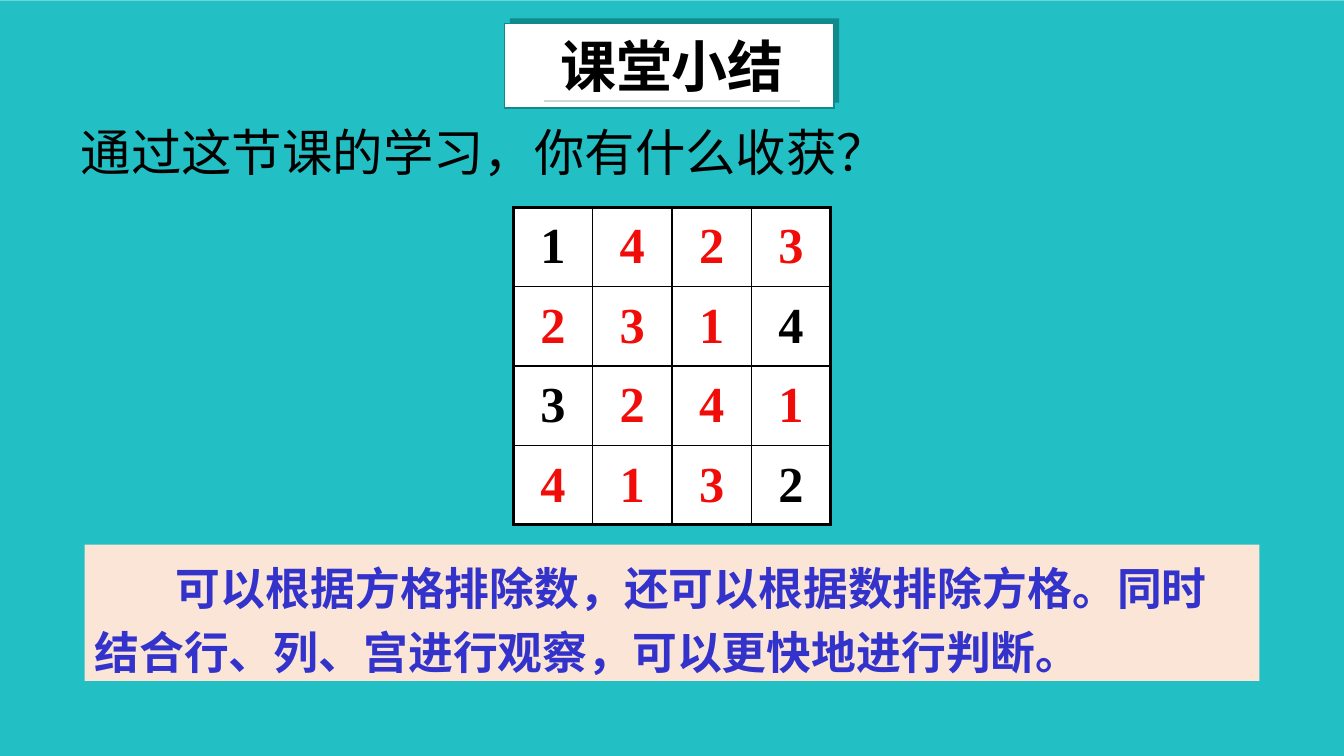
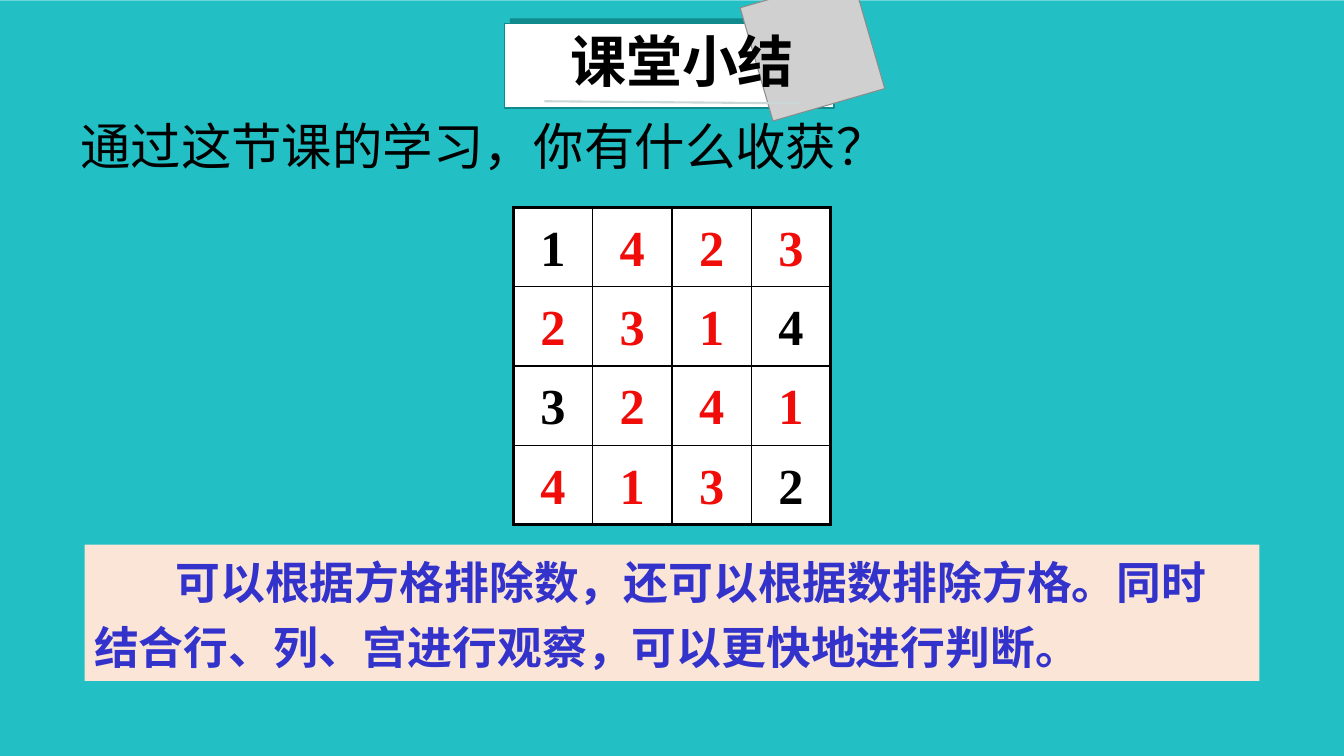
Before and after one commit to Camellia895/Camellia895.github.io, a slide deck: slide 8 of docs/教学/实习/汇报课-二年级下-数独游戏/数独游戏.pptx (slide 9 before the commit). Drawn at 1344x756 pixels with LibreOffice and Linux fonts; fonts in the diff are those of the drawing; grey boxes stand for pictures; background and template pictures are left out. Boxes give left, top, right and bottom in pixels: in the first picture for what was removed or moved away, otherwise in the second. Text is boxed around its words. In the diff, an @@ line names an element or a change of style, - is before the commit and + after.

```diff
--- a/docs/教学/实习/汇报课-二年级下-数独游戏/数独游戏.pptx
+++ b/docs/教学/实习/汇报课-二年级下-数独游戏/数独游戏.pptx
@@ rectangle removed at box(0, 0, 1344, 756) @@
@@ rectangle added at box(0, 0, 1344, 756), fill #22C0C4 @@
@@ rectangle removed at box(505, 24, 835, 109) @@
@@ rectangle added at box(505, 24, 835, 109), fill #FFFFFF, outline #118A8D 1 pt @@
@@ text "课堂小结" at box(570, 26, 794, 97): line spacing 1 to 48pt @@
@@ rectangle removed at box(510, 18, 840, 103) @@
@@ rectangle added at box(510, 18, 840, 103), fill #118A8D @@
@@ picture added at box(740, 0, 885, 121) @@
@@ text "通过这节课的学习，你有什么收获？" at box(80, 114, 886, 170): line spacing 1 to 43pt @@
@@ line removed from (544, 101) to (800, 101) @@
@@ line added from (544, 101) to (800, 104), #CAD7D7 1.5 pt @@
@@ table at box(513, 208, 832, 525) @@
@@ line spacing 1 to 43pt @@
@@ text "可以根据方格排除数，还可以根据数排除方格。同时结合行、列、宫进行观察，可以更快地进行判断。": place and size @@
-text "可以根据方格排除数，还可以根据数排除方格。同时结合行、列、宫进行观察，可以更快地进行判断。" at box(85, 544, 1259, 681)
+text "可以根据方格排除数，还可以根据数排除方格。同时结合行、列、宫进行观察，可以更快地进行判断。" at box(94, 560, 1207, 670)
@@ text "可以根据方格排除数，还可以根据数排除方格。同时结合行、列、宫进行观察，可以更快地进行判断。" at box(94, 560, 1207, 670): font Times New Roman to Noto Sans CJK SC; line spacing 1.2 to 46pt; fill #FBE5D6 to none @@
@@ rectangle added at box(85, 544, 1259, 681), fill #FBE5D6 @@
```
Also in this commit, not shown: 5 other slides changed, 2 slides added, 3 slides removed, 13 other files.
